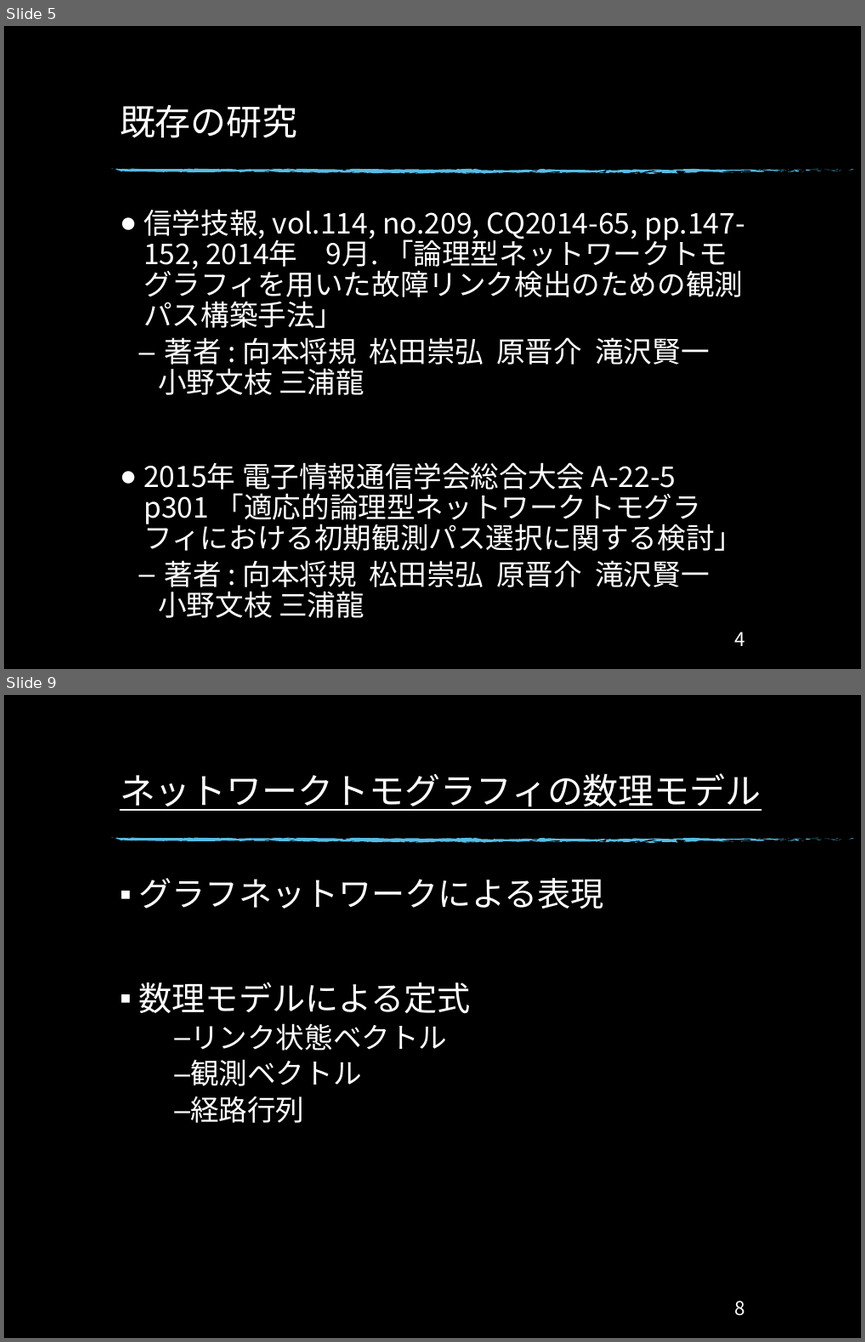
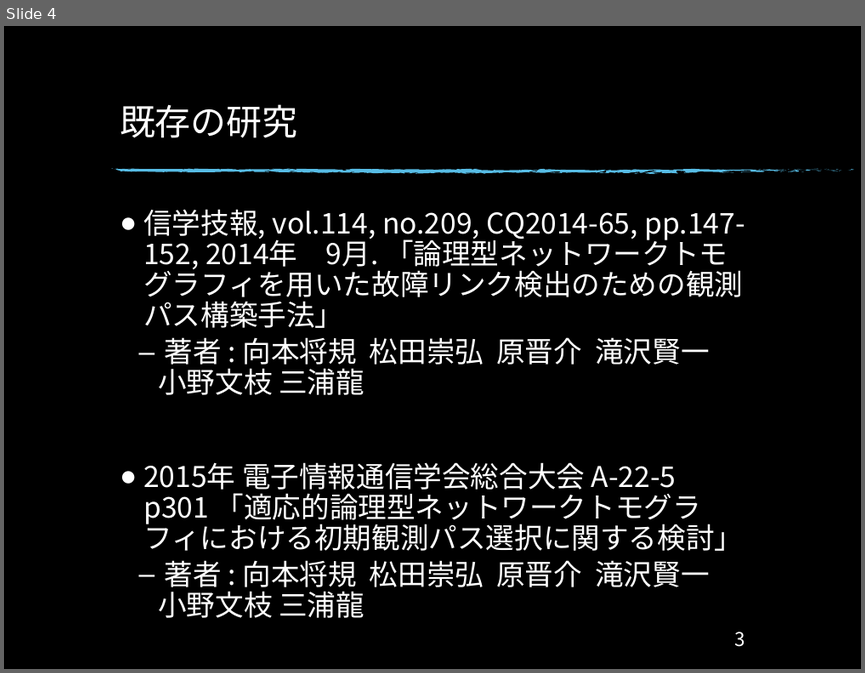
Before and after one commit to Ryo0021300/Monograph, a slide deck: Monograph/卒研発表_34.pptx. Shown one above the other, each under a label of ours: slides 5 and 9 before the commit, slide 4 after it; the slides between them are not shown. The pictures are 865x1342 and 865x673 pixels, drawn with LibreOffice and Linux fonts; fonts in the diff are those of the drawing; background and template pictures are left out. Boxes give left, top, right and bottom in pixels: in the first picture for what was removed or moved away, otherwise in the second. Text is boxed around its words. In the diff, an @@ line names an element or a change of style, - is before the commit and + after.

```diff
--- a/Monograph/卒研発表_34.pptx
+++ b/Monograph/卒研発表_34.pptx
@@ slide 9 removed at (4,695,861,1338), background picture (left out); not listed: 74 template elements that a slide beside it also shows @@
@@ title removed at (120,773,761,811) @@
-ネットワークトモグラフィの数理モデル
@@ text removed at (139,878,604,1123) @@
-▪ グラフネットワークによる表現
-▪ 数理モデルによる定式
-      – リンク状態ベクトル
-      – 観測ベクトル
-      – 経路行列
@@ page number removed at (735,1300,745,1315) @@
-8
@@ what was slide 5 is now slide 4 @@
@@ page number at (735,631,745,646): text changed @@
-4
+3
```
Also in this commit, not shown: 13 slides changed, 1 slide added, 6 other slides removed, 7 other files.
